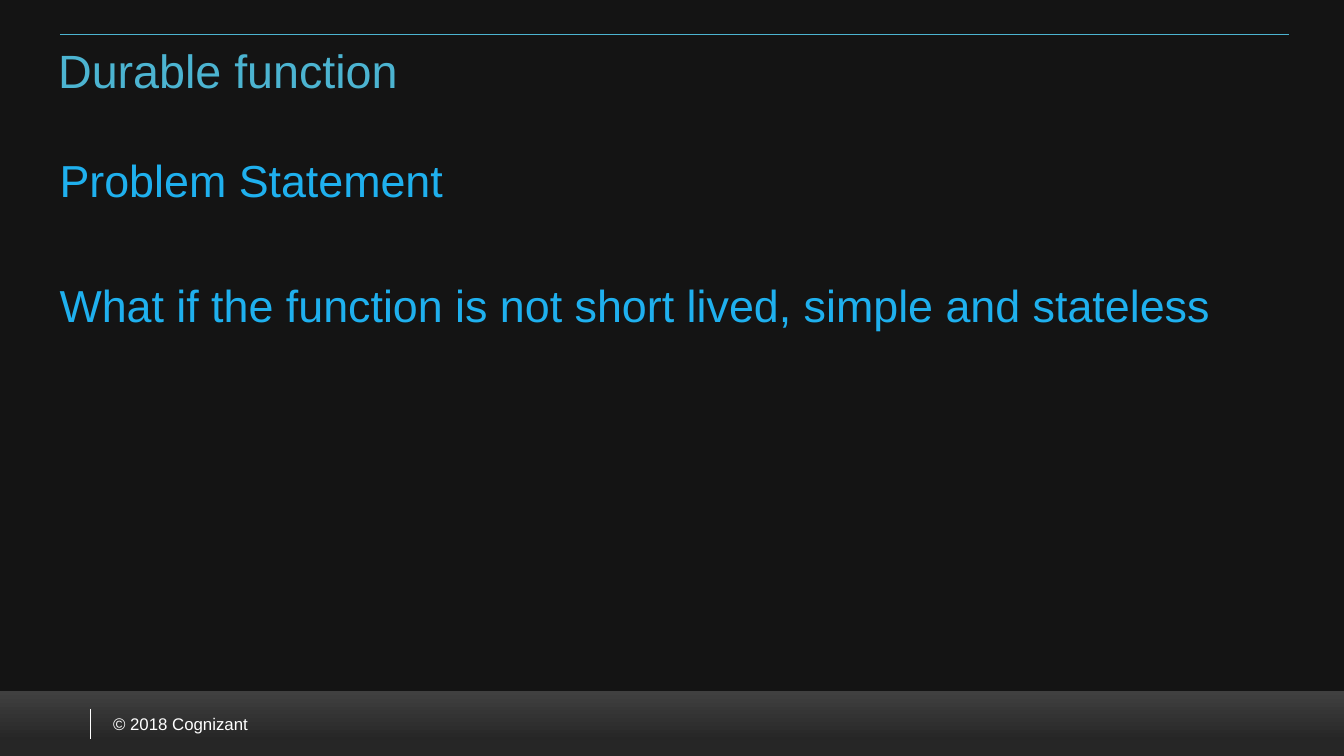
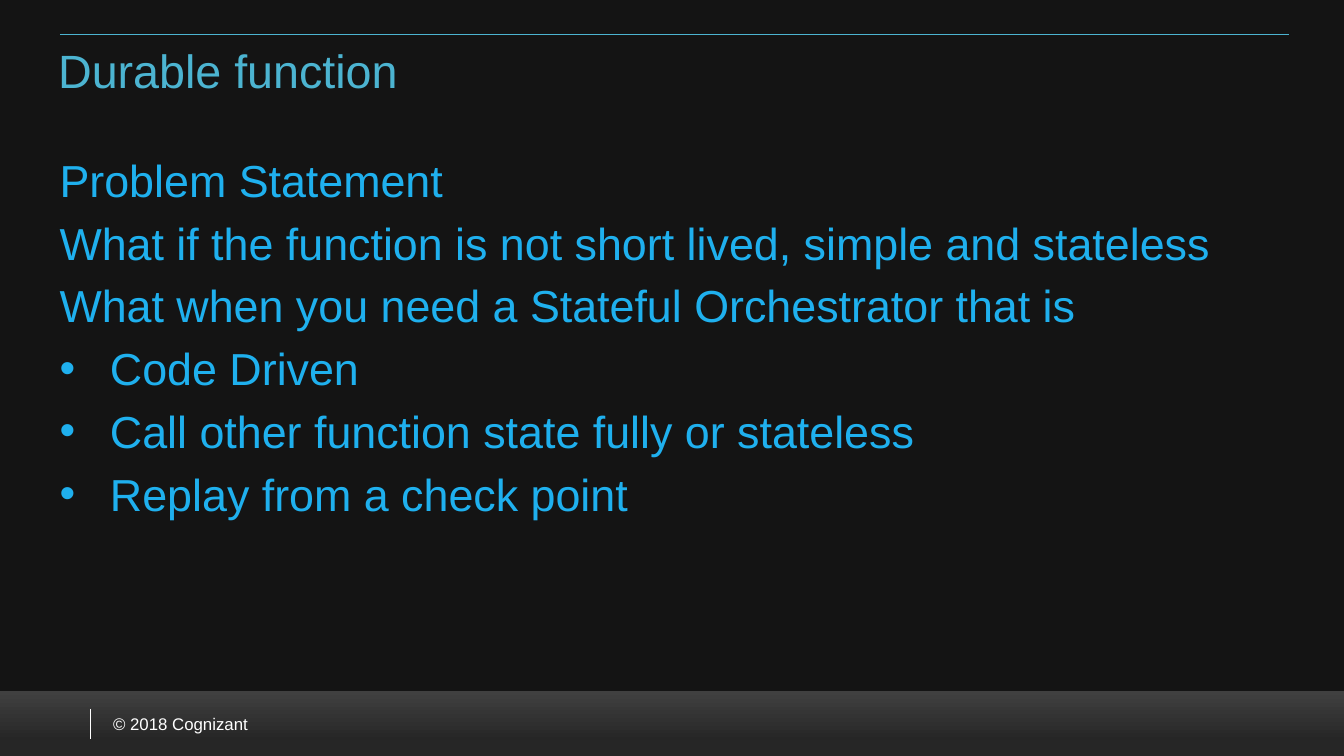
Before and after one commit to VenkateshSrini/MyDocuments, a slide deck: slide 11 of Azurefunction 2.0.pptx. Drawn at 1344x756 pixels with LibreOffice and Linux fonts; fonts in the diff are those of the drawing; background and template pictures are left out. Boxes give left, top, right and bottom in pixels: in the first picture for what was removed or moved away, otherwise in the second. Text is boxed around its words. In the diff, an @@ line names an element or a change of style, - is before the commit and + after.

```diff
--- a/Azurefunction 2.0.pptx
+++ b/Azurefunction 2.0.pptx
@@ text at (60,289,1075,520): paragraphs added @@
+What when you need a Stateful Orchestrator that is
+• Code Driven
+• Call other function state fully or stateless
+• Replay from a check point
```
Also in this commit, not shown: 2 other slides changed, 1 slide added.
